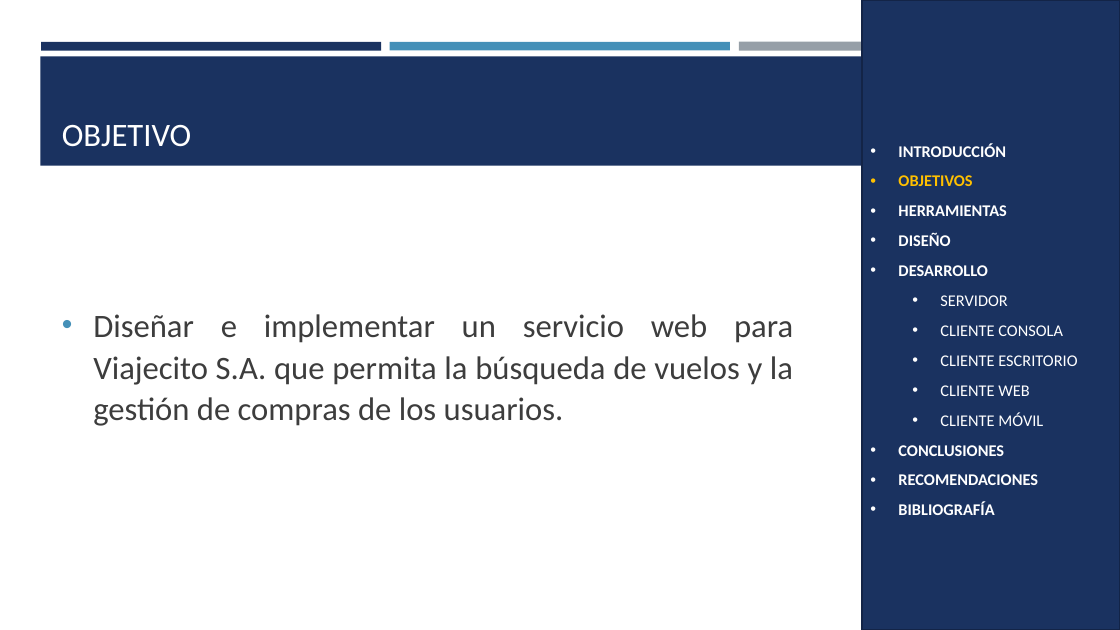
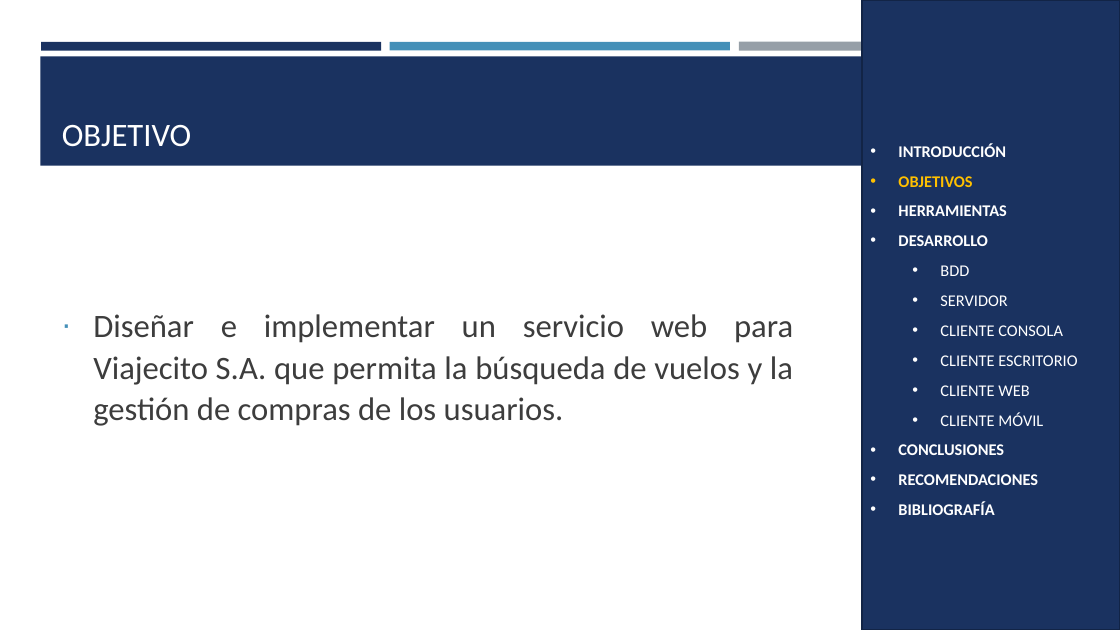
Before and after one commit to SDDrouet/Viajecito_Java_Restful, a slide deck: slide 4 of 04. DOCUMENTACIÓN/VIAJECITO_REST_JAVA_PRESENTACIÓN_GR03.pptx. Drawn at 1120x630 pixels with LibreOffice and Linux fonts; fonts in the diff are those of the drawing. Boxes give left, top, right and bottom in pixels: in the first picture for what was removed or moved away, otherwise in the second. Text is boxed around its words. In the diff, an @@ line names an element or a change of style, - is before the commit and + after.

```diff
--- a/04. DOCUMENTACIÓN/VIAJECITO_REST_JAVA_PRESENTACIÓN_GR03.pptx
+++ b/04. DOCUMENTACIÓN/VIAJECITO_REST_JAVA_PRESENTACIÓN_GR03.pptx
@@ rectangle "INTRODUCCIÓN" at box(862, 0, 1120, 630): outline #132547 1.75 pt to #122446 1.75 pt @@
@@ text "Diseñar e implementar un servicio ..." at box(93, 314, 793, 426): bullet • to ∙ @@
@@ text in rectangle at box(898, 233, 950, 246): paragraph removed @@
-• DISEÑO
@@ text in rectangle at box(940, 265, 969, 276): paragraph added @@
+  • BDD
```
Also in this commit, not shown: 38 other slides changed, 8 slides added, 18 other files.
